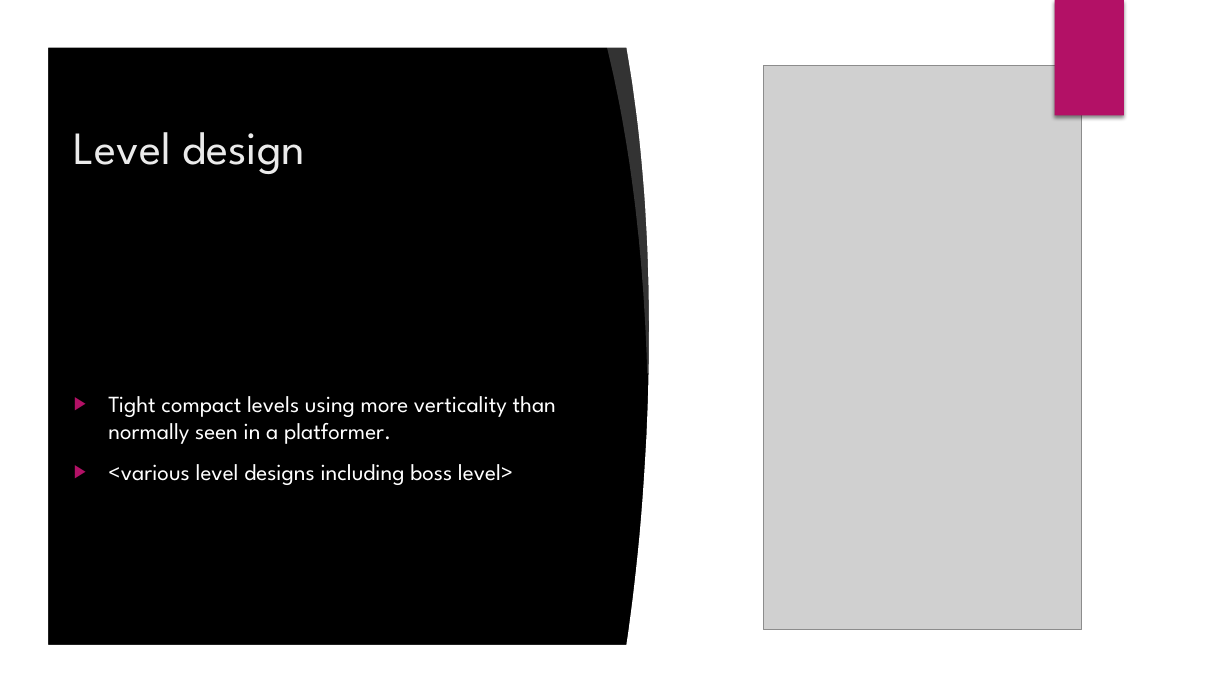
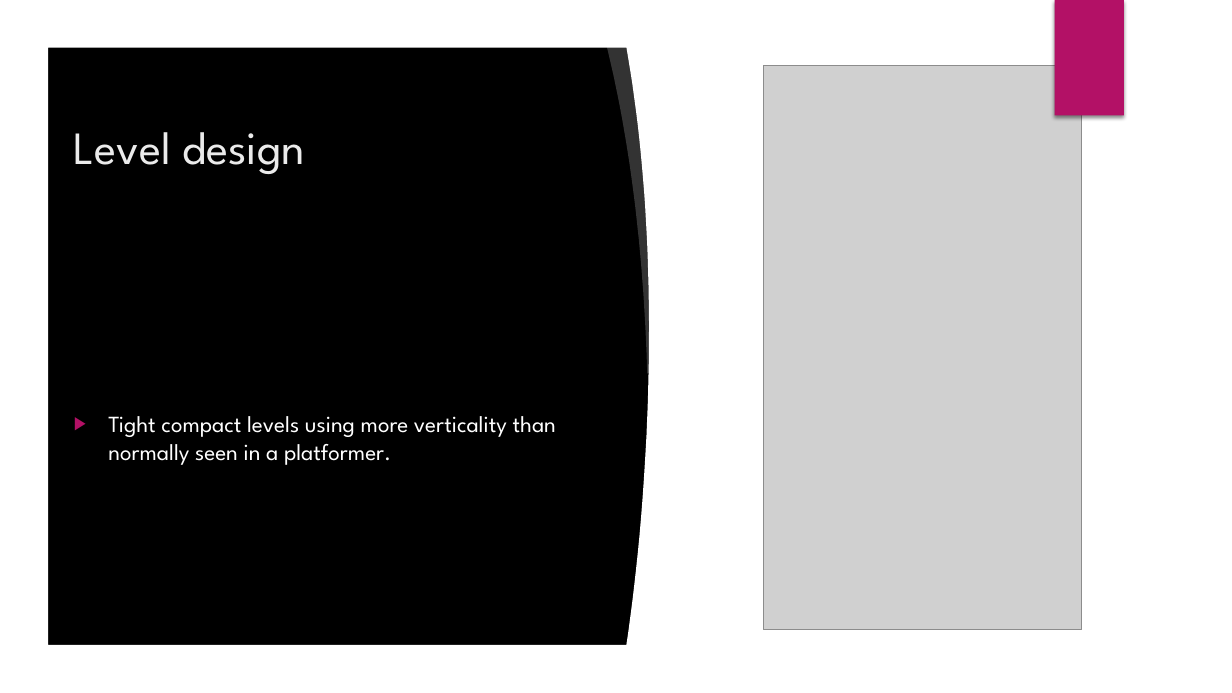
Before and after one commit to dawidK5/NinjaBall, a slide deck: slide 6 of pitchNinja Ball copy.pptx. Drawn at 1232x693 pixels with LibreOffice and Linux fonts; fonts in the diff are those of the drawing; grey boxes stand for pictures; background and template pictures are left out. Boxes give left, top, right and bottom in pixels: in the first picture for what was removed or moved away, otherwise in the second. Text is boxed around its words. In the diff, an @@ line names an element or a change of style, - is before the commit and + after.

Commit message:
pop

```diff
--- a/pitchNinja Ball copy.pptx
+++ b/pitchNinja Ball copy.pptx
@@ text at (x1=108, y1=464, x2=513, y2=485): paragraph removed @@
-▶ <various level designs including boss level>
```
Also in this commit, not shown: 1 other slide changed.
